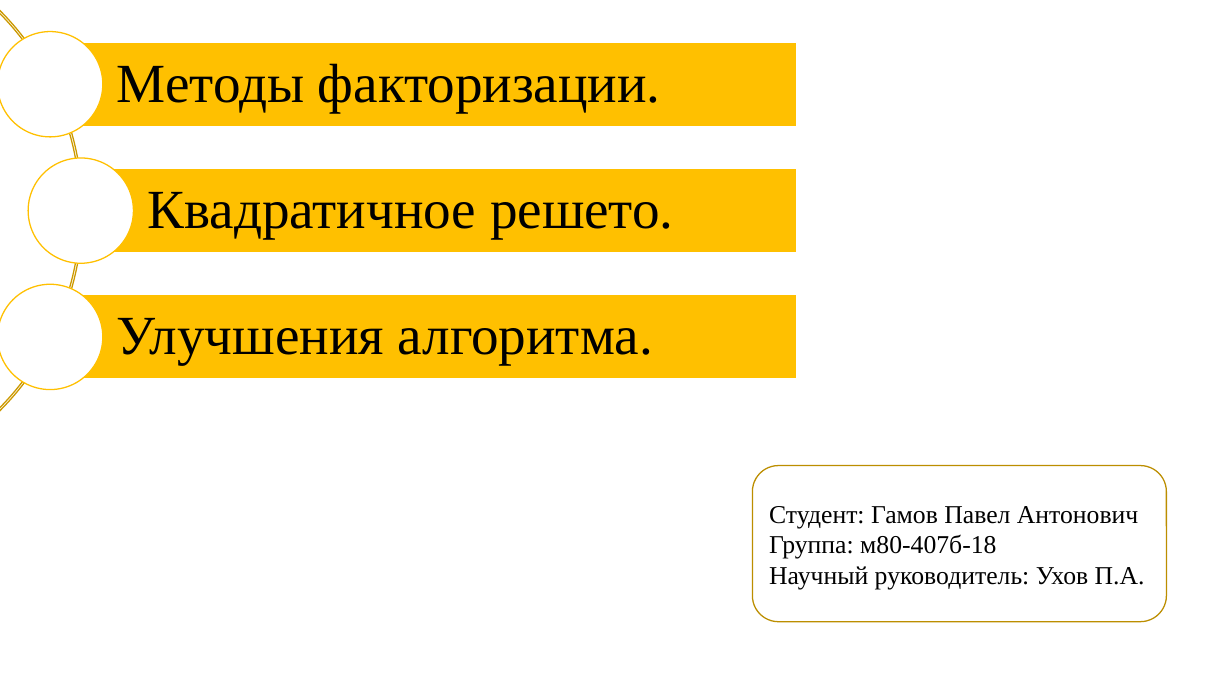
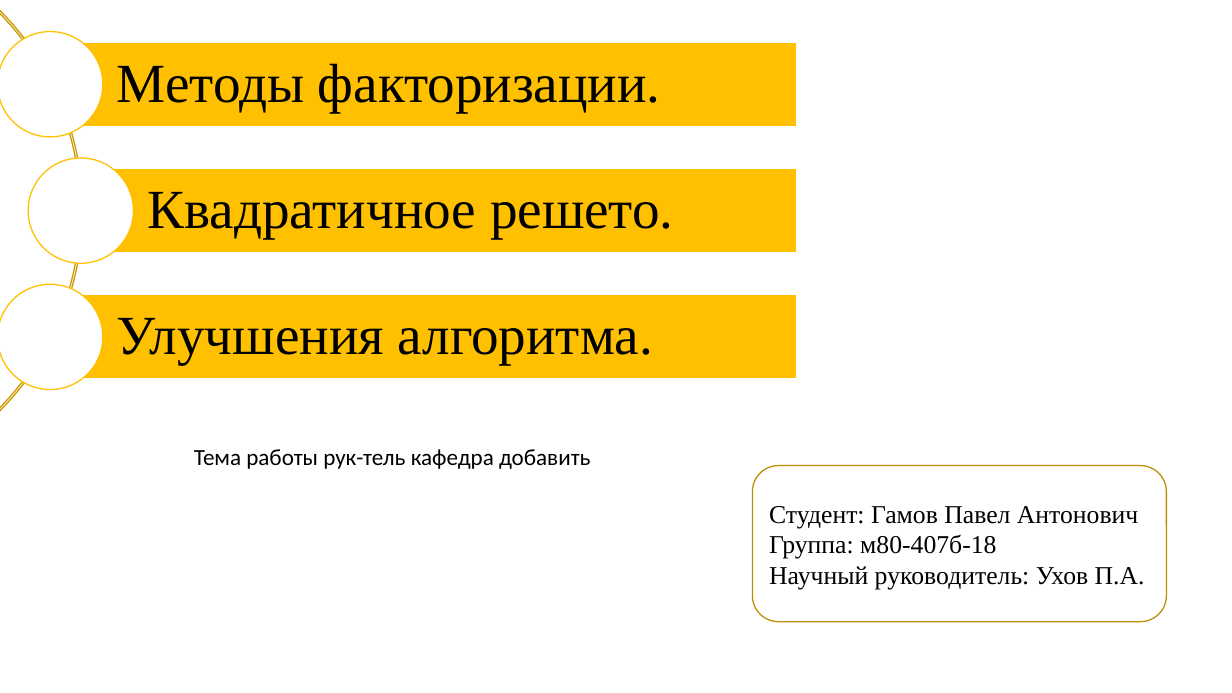
Before and after one commit to pagamov/VKR, a slide deck: slide 1 of Павел Гамов 10.3.22.pptx. Drawn at 1232x693 pixels with LibreOffice and Linux fonts; fonts in the diff are those of the drawing. Boxes give left, top, right and bottom in pixels: in the first picture for what was removed or moved away, otherwise in the second. Text is boxed around its words. In the diff, an @@ line names an element or a change of style, - is before the commit and + after.

```diff
--- a/Павел Гамов 10.3.22.pptx
+++ b/Павел Гамов 10.3.22.pptx
@@ text added at bbox=[194, 449, 590, 469], 18 pt, text #000000 @@
+Тема работы рук-тель кафедра добавить
```
Also in this commit, not shown: 3 other slides changed.
